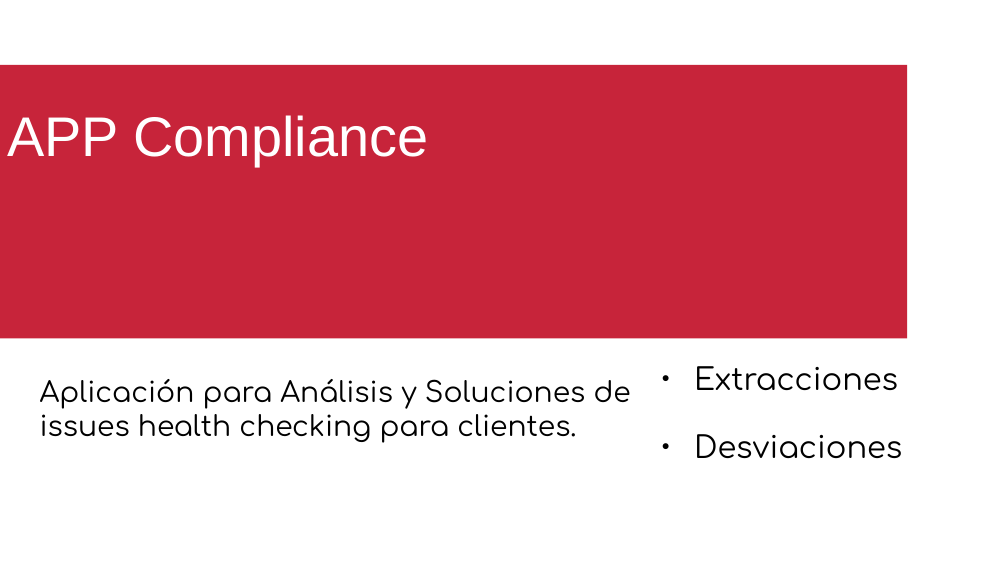
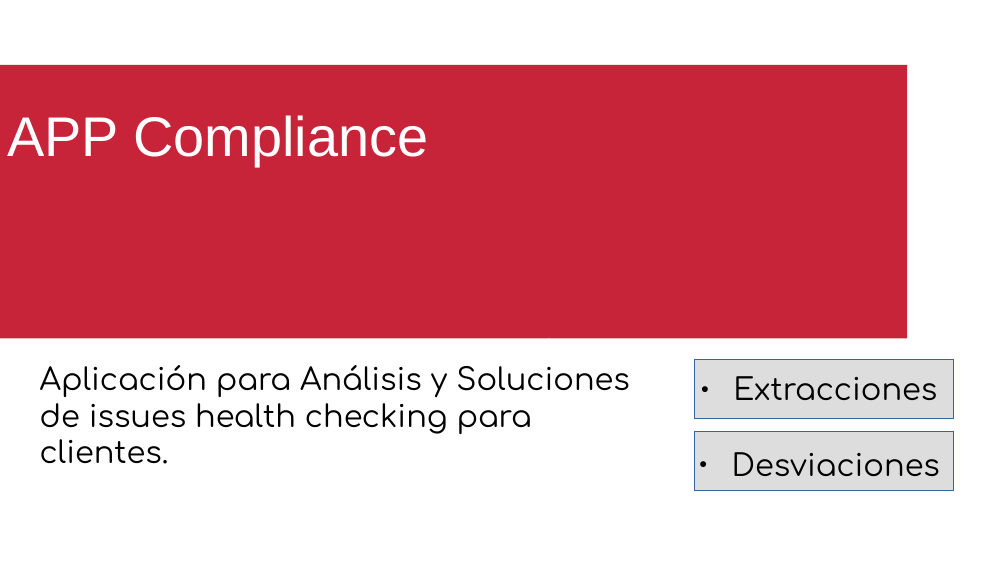
Before and after one commit to lopuma/APP-COMPLIANCE, a slide deck: slide 1 of Presentancion/APPCompliance.odp. Drawn at 1008x567 pixels with LibreOffice and Linux fonts; fonts in the diff are those of the drawing; background and template pictures are left out. Boxes give left, top, right and bottom in pixels: in the first picture for what was removed or moved away, otherwise in the second. Text is boxed around its words. In the diff, an @@ line names an element or a change of style, - is before the commit and + after.

```diff
--- a/Presentancion/APPCompliance.odp
+++ b/Presentancion/APPCompliance.odp
@@ text "Aplicación para Análisis y Soluciones ...": place and size @@
-text "Aplicación para Análisis y Soluciones ..." at <box>40,379,631,443</box>
+text "Aplicación para Análisis y Soluciones ..." at <box>40,365,629,464</box>
@@ text "Aplicación para Análisis y Soluciones ..." at <box>40,365,629,464</box>: size 22.2 to 24 pt @@
@@ text "Extracciones": place and size @@
-text "Extracciones" at <box>694,366,898,390</box>
+text "Extracciones" at <box>733,376,937,400</box>
@@ rectangle added at <box>695,360,955,419</box>, fill #DDDDDD, outline #3465A4 0 pt @@
@@ text "Desviaciones": place and size @@
-text "Desviaciones" at <box>694,434,902,458</box>
+text "Desviaciones" at <box>732,452,940,476</box>
@@ rectangle added at <box>695,432,955,490</box>, fill #DDDDDD, outline #3465A4 0 pt @@
```
Also in this commit, not shown: 4 other slides changed, 13 slides added, 7 other files.
